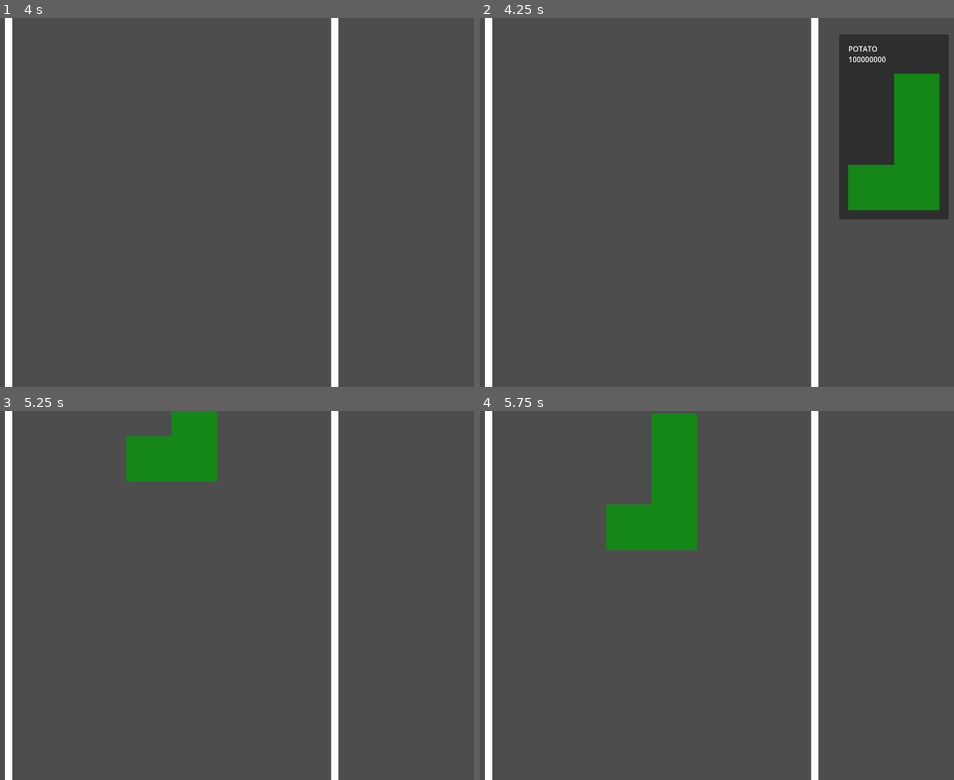
Above: before the commit, frames 1-4 (two rows, left to right).
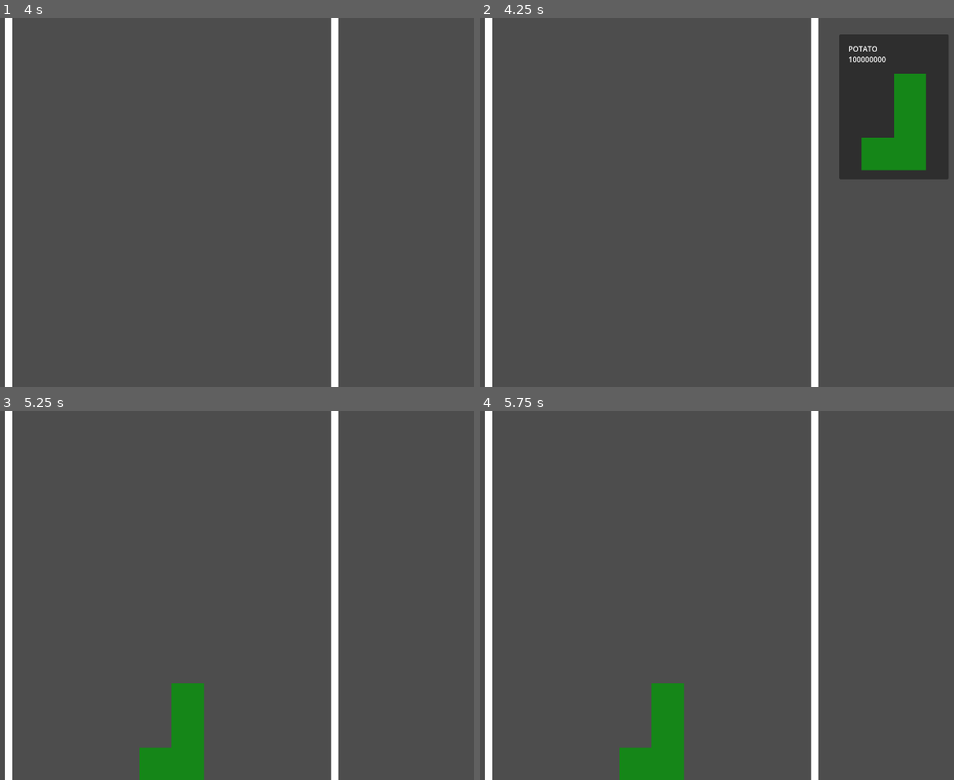
Above: after the commit, the same moments.

Repository: kksgandhi/other-peoples-money
Game: Godot game, scene res://scenes/game.tscn
The game is run twice, just before and just after one commit, with the same random seed, the same clock (stepped at 60 frames per second) and the same inputs.
Inputs (mouse positions are in pixels of both pictures, inside the frame that each line leads up to; where the layout moved, square brackets give the same spot in the first picture):
- Up to frame 1 (4 s): tap Enter at 0.5, 2, 3.5 s; hold Right (right) 0.53-1.28 s; tap S (rotate) every 0.75 s from 0.6 to 3.6 s; tap Space at 1.25, 2.75 s; hold Left (left) 1.28-2.03 s; hold Right (right) 2.03-3.53 s; hold Left (left) from 3.53 s (still down)
- Up to frame 2 (4.25 s): keep holding Left (left); tap Escape (debug) at 4.15 s
- Up to frame 3 (5.25 s): tap S (rotate) at 4.35 s; release Left (left) at 5 s; click (412, 499) [412, 521] at 5 s
- Up to frame 4 (5.75 s): no input

Frame 1 is identical in both runs. In frame 2, 4.2% of the frame differs, in the area x 75-99%, y 15-55%; in frame 3, 5.4%; in frame 4, 7.1%, in the area x 26-46%, y 0-100%.

Commit message:
add top

Diff:
--- a/scenes/game.gd
+++ b/scenes/game.gd
@@ -35,10 +35,16 @@
     choice_item_instance.selected.connect(ui_item_selected)
 
 func ui_item_selected(tetro_info, child):
-  if %tetrominos.get_children().all(func(child): return child.velocity.y == 0):
+  var all_tetrominos_bottomed_out = %tetrominos.get_children()\
+                                        .all(func(child): return child.velocity.y == 0)
+  if all_tetrominos_bottomed_out and not is_tetromino_topped_out():
     %tetrominos.get_children().map(func(child): child.is_frozen = true)
     spawn_tetromino(tetro_info)
     child.queue_free()
+
+func is_tetromino_topped_out():
+  return %Top.get_overlapping_bodies()\
+              .any(func(body): return not body.is_in_group('wall'))
 
 
 func spawn_tetromino(tetro_info):
@@ -64,6 +70,7 @@
       highest_tetromino_y_position = tetromino.position.y
   if highest_tetromino_y_position < breaking_position:
     var desired_offset = highest_tetromino_y_position - game_movement_offset
+    desired_offset = max(desired_offset, %Top.position.y - %Top.scale.y / 2)
     %CameraDestination.position.y = %OriginalCameraDestination.position.y + desired_offset
     %SpawnLocation.position.y = %OriginalSpawnLocation.position.y + desired_offset
     %MainCamera.position = lerp(%MainCamera.position, %CameraDestination.position, camera_move_speed)
--- a/scenes/game.tscn
+++ b/scenes/game.tscn
@@ -1,12 +1,12 @@
-[gd_scene load_steps=4 format=3 uid="uid://ca8bu6oaovpaw"]
+[gd_scene load_steps=5 format=3 uid="uid://ca8bu6oaovpaw"]
 
 [ext_resource type="Script" path="res://scenes/game.gd" id="1_3vnwj"]
 [ext_resource type="Texture2D" uid="uid://7htmx1ae8i1d" path="res://assets/images/1x1_white.png" id="1_5gkvc"]
 [ext_resource type="PackedScene" uid="uid://c7ehiibfu2wfs" path="res://scenes/walls/wall.tscn" id="3_r4ug3"]
+[ext_resource type="PackedScene" uid="uid://dcwfbqpcamdy7" path="res://scenes/walls/top.tscn" id="4_ut730"]
 
 [node name="Game" type="Node2D"]
 script = ExtResource("1_3vnwj")
-camera_move_speed = 0.001
 
 [node name="Walls" type="Node2D" parent="."]
 
@@ -30,21 +30,15 @@
 position = Vector2(670, 818)
 scale = Vector2(700, 16)
 
-[node name="Top" parent="Walls" instance=ExtResource("3_r4ug3")]
-unique_name_in_owner = true
-position = Vector2(670, 818)
-scale = Vector2(700, 16)
-
-[node name="Sprite2D" parent="Walls/Top" index="0"]
-modulate = Color(1, 0.427451, 0.356863, 1)
-
-[node name="CollisionShape2D" parent="Walls/Top" index="1"]
-disabled = true
-
 [node name="LeftWall" parent="Walls" instance=ExtResource("3_r4ug3")]
 unique_name_in_owner = true
 position = Vector2(312, -4190)
 scale = Vector2(16, 10000)
+
+[node name="Top" parent="Walls" instance=ExtResource("4_ut730")]
+unique_name_in_owner = true
+position = Vector2(670, 818)
+scale = Vector2(700, 16)
 
 [node name="SpawnLocation" type="Marker2D" parent="."]
 unique_name_in_owner = true
@@ -88,5 +82,3 @@
 [node name="OriginalCameraDestination" type="Marker2D" parent="CameraStuff"]
 unique_name_in_owner = true
 position = Vector2(720, 405)
-
-[editable path="Walls/Top"]
--- a/scenes/globals.gd
+++ b/scenes/globals.gd
@@ -1,6 +1,6 @@
 extends Node
 
-var thousands_of_dollars_per_pixel = 10000.0 / 4.0
+var thousands_of_dollars_per_pixel = 10000.0 / 2.0
 
 var top_400_wealth = 4000000000000.0
 
--- a/scenes/tetrominos/tetromino.gd
+++ b/scenes/tetrominos/tetromino.gd
@@ -4,7 +4,7 @@
 func _process(delta):
   handle_movement()
 
-@export var downspeed := 100
+var downspeed := 10000
 func calculate_down_velocity():
   velocity.y = downspeed
 
--- a/scenes/tetrominos/tetromino_i.tscn
+++ b/scenes/tetrominos/tetromino_i.tscn
@@ -6,8 +6,6 @@
 [node name="Sprite2D" type="CharacterBody2D"]
 position = Vector2(0.5, 1)
 script = ExtResource("1_7kilr")
-downspeed = 300
-strafespeed = 350
 
 [node name="Sprite2D" type="Sprite2D" parent="."]
 unique_name_in_owner = true
--- a/scenes/tetrominos/tetromino_j.tscn
+++ b/scenes/tetrominos/tetromino_j.tscn
@@ -6,7 +6,6 @@
 [node name="Sprite2D" type="CharacterBody2D"]
 position = Vector2(0.5, 0.5)
 script = ExtResource("1_2cw7u")
-downspeed = 300
 strafespeed = 350
 
 [node name="Sprite2D" type="Sprite2D" parent="."]
--- a/scenes/tetrominos/tetromino_l.tscn
+++ b/scenes/tetrominos/tetromino_l.tscn
@@ -6,7 +6,6 @@
 [node name="Sprite2D" type="CharacterBody2D"]
 position = Vector2(0, 0.5)
 script = ExtResource("1_us6e4")
-downspeed = 300
 strafespeed = 350
 
 [node name="Sprite2D" type="Sprite2D" parent="."]
--- a/scenes/tetrominos/tetromino_o.tscn
+++ b/scenes/tetrominos/tetromino_o.tscn
@@ -6,8 +6,6 @@
 [node name="Sprite2D" type="CharacterBody2D"]
 position = Vector2(0.5, 0)
 script = ExtResource("1_d28pt")
-downspeed = 300
-strafespeed = 350
 
 [node name="Sprite2D" type="Sprite2D" parent="."]
 unique_name_in_owner = true
--- a/scenes/tetrominos/tetromino_s.tscn
+++ b/scenes/tetrominos/tetromino_s.tscn
@@ -6,7 +6,6 @@
 [node name="Sprite2D" type="CharacterBody2D"]
 position = Vector2(0, 0.5)
 script = ExtResource("1_nyw3d")
-downspeed = 300
 strafespeed = 350
 
 [node name="Sprite2D" type="Sprite2D" parent="."]
--- a/scenes/tetrominos/tetromino_t.tscn
+++ b/scenes/tetrominos/tetromino_t.tscn
@@ -6,7 +6,6 @@
 [node name="Sprite2D" type="CharacterBody2D"]
 position = Vector2(0.5, 0)
 script = ExtResource("1_gtldx")
-downspeed = 300
 strafespeed = 350
 
 [node name="Sprite2D" type="Sprite2D" parent="."]
--- a/scenes/tetrominos/tetromino_z.tscn
+++ b/scenes/tetrominos/tetromino_z.tscn
@@ -6,7 +6,6 @@
 [node name="Sprite2D" type="CharacterBody2D"]
 position = Vector2(0.5, 0)
 script = ExtResource("1_npuju")
-downspeed = 300
 strafespeed = 350
 
 [node name="Sprite2D" type="Sprite2D" parent="."]
--- /dev/null
+++ b/scenes/walls/top.tscn
@@ -0,0 +1,16 @@
+[gd_scene load_steps=3 format=3 uid="uid://dcwfbqpcamdy7"]
+
+[ext_resource type="Texture2D" uid="uid://7htmx1ae8i1d" path="res://assets/images/1x1_white.png" id="1_k6xas"]
+
+[sub_resource type="RectangleShape2D" id="RectangleShape2D_l5kca"]
+size = Vector2(1, 1)
+
+[node name="top" type="Area2D"]
+scale = Vector2(16, 16)
+
+[node name="Sprite2D" type="Sprite2D" parent="."]
+modulate = Color(1, 0, 0, 0.666667)
+texture = ExtResource("1_k6xas")
+
+[node name="CollisionShape2D" type="CollisionShape2D" parent="."]
+shape = SubResource("RectangleShape2D_l5kca")
--- a/scenes/walls/wall.tscn
+++ b/scenes/walls/wall.tscn
@@ -5,7 +5,7 @@
 [sub_resource type="RectangleShape2D" id="RectangleShape2D_76rpe"]
 size = Vector2(1, 1)
 
-[node name="wall" type="StaticBody2D"]
+[node name="wall" type="StaticBody2D" groups=["wall"]]
 scale = Vector2(16, 16)
 
 [node name="Sprite2D" type="Sprite2D" parent="."]
